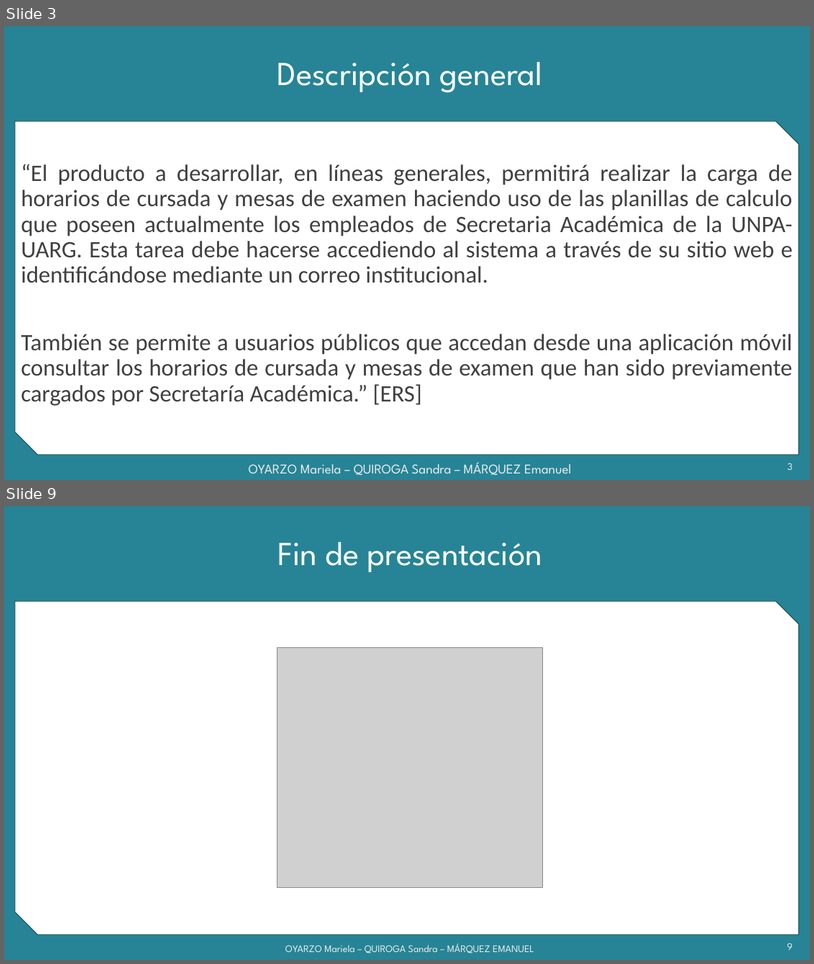
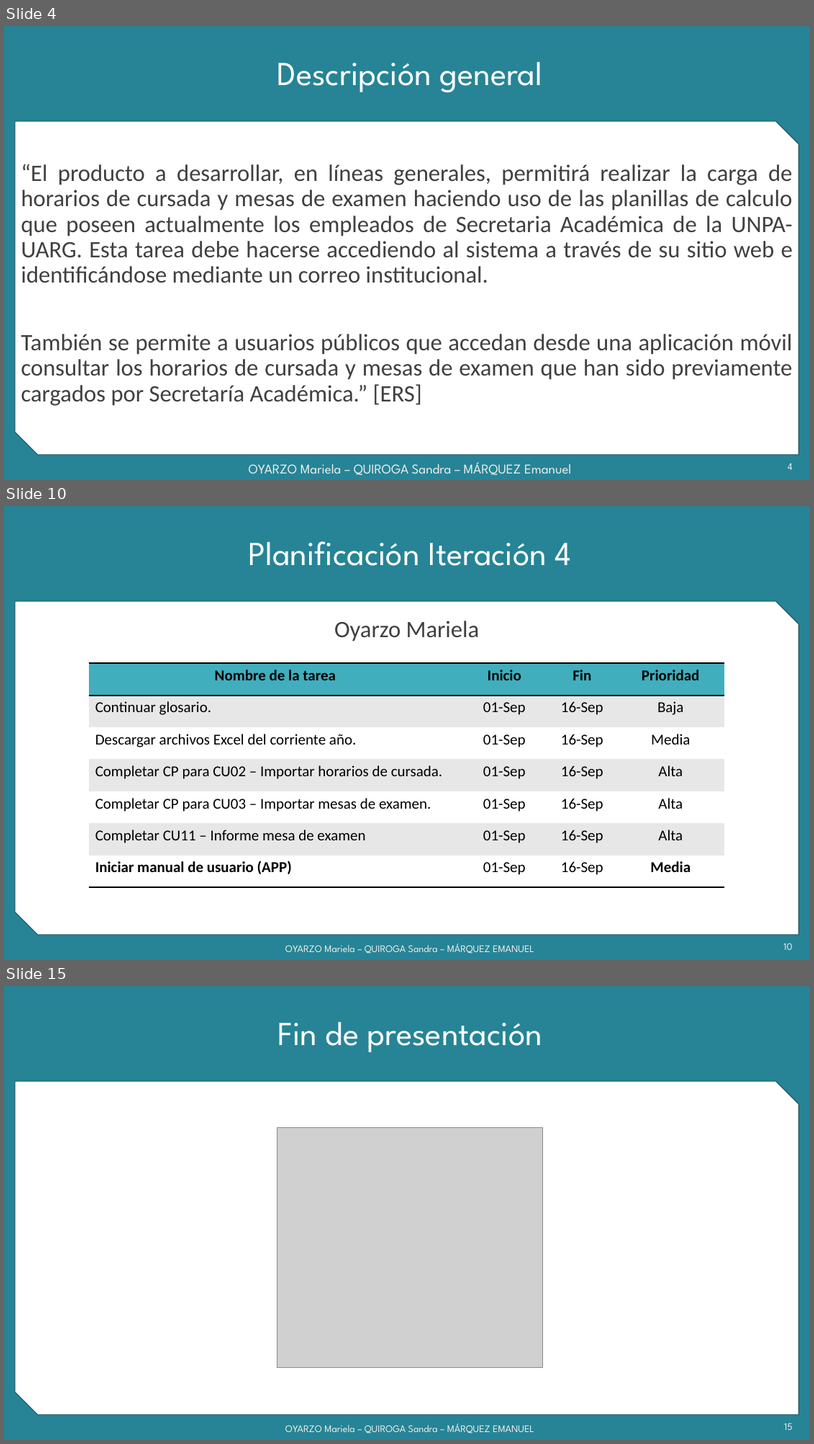
Before and after one commit to grupoyenu/yenu, a slide deck: 08. Presentaciones/Presentación 9 - 31.08.18.pptx. Shown one above the other, each under a label of ours: slides 3 and 9 before the commit, slides 4, 10 and 15 after it; the slides between them are not shown. The pictures are 814x964 and 814x1444 pixels, drawn with LibreOffice and Linux fonts; fonts in the diff are those of the drawing; grey boxes stand for pictures; background and template pictures are left out. Boxes give left, top, right and bottom in pixels: in the first picture for what was removed or moved away, otherwise in the second. Text is boxed around its words. In the diff, an @@ line names an element or a change of style, - is before the commit and + after.

```diff
--- a/08. Presentaciones/Presentación 9 - 31.08.18.pptx
+++ b/08. Presentaciones/Presentación 9 - 31.08.18.pptx
@@ slide 10 added at bbox=[4, 506, 810, 960], background #F2F2F2; not listed: 2 template elements that a slide beside it also shows @@
@@ title added at bbox=[248, 541, 572, 566], 40 pt, text #FFFFFF @@
+Planificación Iteración 4
@@ text added at bbox=[334, 620, 480, 641], 28 pt, text #404040 @@
+Oyarzo Mariela
@@ table added at bbox=[89, 663, 725, 887], 7 rows, 4 columns @@
+Nombre de la tarea | Inicio | Fin | Prioridad
+Continuar glosario. | 01-Sep | 16-Sep | Baja
+Descargar archivos Excel del corriente año. | 01-Sep | 16-Sep | Media
+Completar CP para CU02 – Importar horarios de cursada. | 01-Sep | 16-Sep | Alta
+Completar CP para CU03 – Importar mesas de examen. | 01-Sep | 16-Sep | Alta
+Completar CU11 – Informe mesa de examen | 01-Sep | 16-Sep | Alta
+Iniciar manual de usuario (APP) | 01-Sep | 16-Sep | Media
@@ text added at bbox=[286, 943, 535, 953], 12 pt, text gradient #9E9E9E to #EDEDED to #FFFFFF @@
+OYARZO Mariela – QUIROGA Sandra – MÁRQUEZ EMANUEL
@@ page number added at bbox=[784, 942, 792, 950], 12 pt, text gradient #9E9E9E to #EDEDED to #FFFFFF @@
+10
@@ what was slide 3 is now slide 4 @@
@@ page number at bbox=[788, 462, 793, 470]: text changed @@
-3
+4
@@ what was slide 9 is now slide 15 @@
@@ page number at bbox=[784, 1422, 793, 1430]: text changed @@
-9
+15
```
Also in this commit, not shown: 5 slides changed, 6 other slides added, 1 slide removed.
